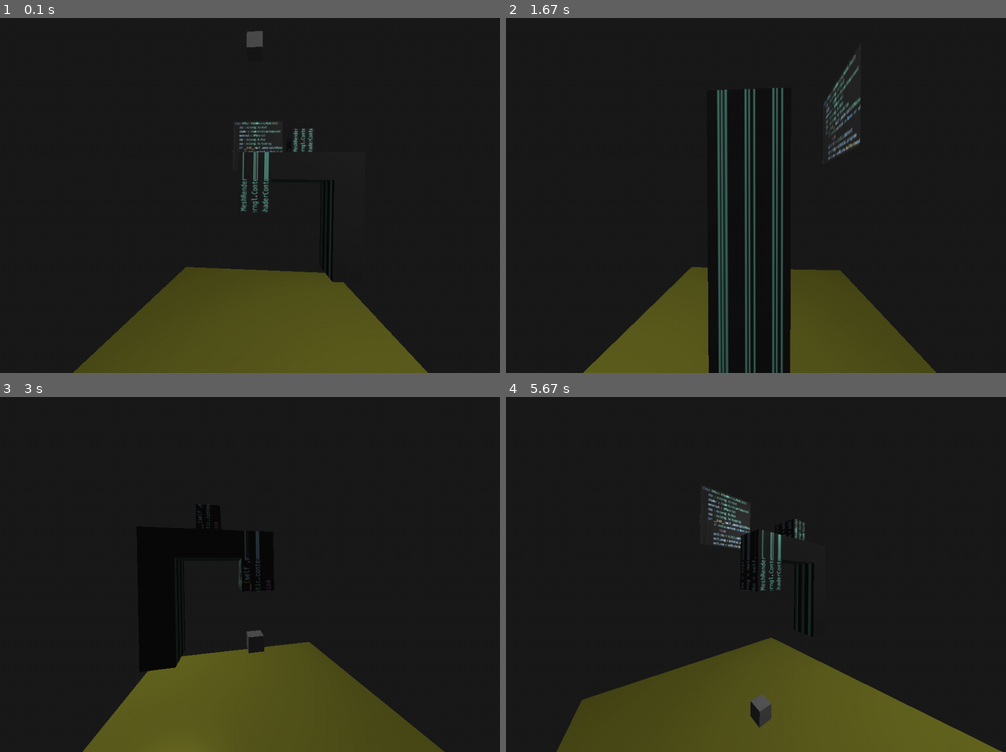
Above: before the commit, frames 1-4 (two rows, left to right).
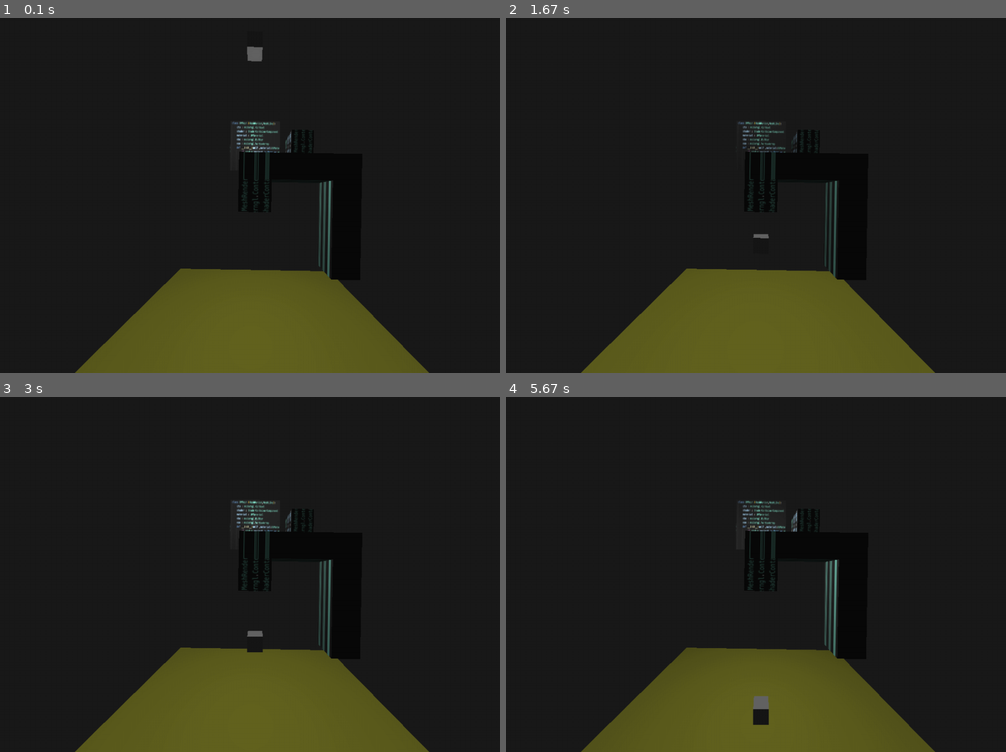
Above: after the commit, the same moments.

Repository: Oshota501/Pygame_Prog
Game: pygame game, started from main.py
The game is run twice, just before and just after one commit, with the same random seed, the same clock (stepped at 60 frames per second) and the same inputs.
Inputs:
- Up to frame 1 (0.1 s): no input
- Up to frame 2 (1.67 s): no input
- Up to frame 3 (3 s): no input
- Up to frame 4 (5.67 s): no input

The runs differ from the first frame. In frame 1, 1.7% of the frame differs, in the area x 14-86%, y 3-100%; in frame 2, 8.5%, in the area x 14-87%, y 10-100%; in frame 3, 2.1%; in frame 4, 5.6%.

Commit message:
feat : light型の実装

Diff:
--- a/PyGame3d/Draw/shader_container.py
+++ b/PyGame3d/Draw/shader_container.py
@@ -102,9 +102,9 @@
     ShaderContainer
 ) :
     def update(self, scene: SceneComponent) -> None:
-        self.program['light_pos'].value = (10.0, 10.0, 10.0) # type: ignore # 斜め上など
+        self.program['light_pos'].value = scene.get_light().get_position() # type: ignore # 斜め上など
         self.program['view_pos'].value = scene.get_camera().get_position()   # type: ignore # 現在のカメラ座標
-        self.program['light_color'].value = (1.0, 1.0, 1.0) # type: ignore # 白色の光
+        self.program['light_color'].value = scene.get_light().get_color() # type: ignore # 白色の光
 
     @staticmethod
     def open_path (vertpath:str,fragpath:str) -> UVShaderContainer|None :
--- /dev/null
+++ b/PyGame3d/GameObject/Light.py
@@ -0,0 +1,112 @@
+from PyGame3d.GameObject import ContainerComponent
+from PyGame3d.vector import Vector3
+import math
+# signature : Oshota
+class Light (ContainerComponent):
+    position : Vector3
+    rotation : Vector3
+    child : list[ContainerComponent]
+    parent : ContainerComponent | None
+    color : Vector3
+    def __init__(self) -> None:
+        self.position = Vector3(0,10,0)
+        self.rotation = Vector3(0,-1,0)
+        self.child = []
+        self.parent = None
+        self.color = Vector3(1.0,1.0,1.0)
+    def get_color (self) -> Vector3 :
+        return self.color
+    def get_name (self) -> str :
+        return "Camera"
+    def add_child (self,object:ContainerComponent) -> None :
+        pr_pointer = object.get_parent()
+        if pr_pointer == None :
+            pr_pointer = self
+            self.child.append(object)
+            return
+        else :
+            print(f"Already registered with other container :{pr_pointer}")
+            print("Registered faild.")
+            return
+    def get_child(self) -> list[ContainerComponent]:
+        return self.child
+    def remove_child(self, index: int) -> None:
+        pr_pointer = self.child[index].get_parent()
+        pr_pointer = None
+        del self.child[index]
+    def get_parent(self) -> ContainerComponent | None:
+        return self.parent
+    def start (self) :
+        for c in self.child :
+            c.start()
+        return
+    def update (self,delta_time:float) :
+        for c in self.child :
+            c.update(delta_time)
+        return
+
+    # Position
+    def add_position(self, delta_position: Vector3) -> None:
+        self.position += delta_position
+    def get_position(self) -> Vector3:
+        return self.position
+    def set_position(self, absolute_position: Vector3) -> None:
+        self.position = absolute_position
+        return
+    def get_localposition(self) -> Vector3:
+        if self.parent == None :
+            return self.position
+        else :
+            return self.position - self.parent.get_localposition()
+    def set_localposition(self, local_position: Vector3) -> None:
+        if self.parent == None :
+            self.set_position(local_position)
+        else :
+            self.set_position(self.parent.get_position() + local_position)
+        return
+
+    # Rotation
+    def add_rotation(self, delta_rotation: Vector3) -> None:
+        self.rotation += delta_rotation
+    def get_rotation(self) -> Vector3:
+        return self.rotation
+    def set_rotation(self, absolute_rotation: Vector3) -> None:
+        self.rotation = absolute_rotation
+        return
+    def get_localrotation(self) -> Vector3:
+        if self.parent == None :
+            return self.rotation
+        else :
+            return self.rotation - self.parent.get_localrotation()
+    def set_localrotation(self, local_rotation: Vector3) -> None:
+        if self.parent == None :
+            self.set_rotation(local_rotation)
+        else :
+            self.set_rotation(self.parent.get_rotation() + local_rotation)
+        return
+    def look_at(self,target_position: Vector3) -> None:
+        dl = target_position - self.position
+        distance_xz = math.sqrt(dl.x**2 + dl.y**2 + dl.z**2)
+
+        # OpenGLのカメラ行列の実装によっては、上下の回転方向が逆
+        pitch = -math.degrees(math.atan2(dl.y, distance_xz))
+
+        yaw = math.degrees(math.atan2(dl.x, -dl.z))
+        self.set_rotation(Vector3(pitch, yaw, 0.0))
+
+    # Scale
+    def add_scale(self, delta_scale: Vector3) -> None:
+        print("\033[33mWarning : Camera doesn't have scale .")
+        return
+    def get_scale(self) -> Vector3:
+        print("\033[33mWarning : Camera doesn't have scale .")
+        return Vector3(1.0,1.0,1.0)
+    def set_scale(self, absolute_scale: Vector3|int|float) -> None:
+        print("\033[33mWarning : Camera doesn't have scale .")
+        return
+    def get_localscale(self) -> Vector3:
+        print("\033[33mWarning : Camera doesn't have scale .")
+        return Vector3(1.0,1.0,1.0)
+    def set_localscale(self, local_scale: Vector3) -> None:
+        print("\033[33mWarning : Camera doesn't have scale .")
+        return
--- a/PyGame3d/Scene/__init__.py
+++ b/PyGame3d/Scene/__init__.py
@@ -6,6 +6,7 @@
 from PyGame3d.GameObject.Camera import Camera
 from PyGame3d.GameObject.Collide import CollisionManager
 from PyGame3d.GameObject.Container import GameContainer
+from PyGame3d.GameObject.Light import Light
 from PyGame3d.Scene.Event import EventListener
 
 from pygame.event import Event
@@ -24,6 +25,7 @@
     _interval_id_top : int
     _manager : CollisionManager
     shader : list[ShaderContainer ]
+    light : Light
     def __init__(self) -> None:
         super().__init__()
         self.camera = Camera ()
@@ -33,6 +35,7 @@
         self.start()
         self._interval_id_top = 0
         self._manager = CollisionManager()
+        self.light = Light()
         from PyGame3d import static
         if static.uv_mesh is not None and static.vert_color_mesh is not None :
             self.shader = [static.uv_mesh,static.vert_color_mesh]
@@ -64,6 +67,8 @@
         return self._interval_id_top - 1
     def ticker_remove(self, func_id: int) -> None:
         del self.ticker[func_id]
+    def get_light(self) -> Light:
+        return self.light
 
     @staticmethod
     def default () -> Scene :
--- a/PyGame3d/Scene/component.py
+++ b/PyGame3d/Scene/component.py
@@ -2,6 +2,7 @@
 from typing import Callable
 
 from PyGame3d.GameObject import ContainerComponent
+from PyGame3d.GameObject.Light import Light
 from PyGame3d.GameObject.Camera import Camera
 from PyGame3d.GameObject.Container import GameContainer
 from PyGame3d.Scene.Event import EventListener
@@ -43,3 +44,6 @@
     @abstractmethod
     def get_event_listener (self) -> list[EventListener] :
         pass
+    @abstractmethod
+    def get_light (self) -> Light :
+        pass
--- a/PyGame3d/shaderprogram/uvcolor.frag
+++ b/PyGame3d/shaderprogram/uvcolor.frag
@@ -27,7 +27,7 @@
     float specularStrength = 0.5;
     vec3 viewDir = normalize(view_pos - v_frag_pos);
     vec3 reflectDir = reflect(-lightDir, norm);
-    float spec = pow(max(dot(viewDir, reflectDir), 0.0), 32); // 32は輝き度（大きいほど鋭いハイライト）
+    float spec = pow(max(dot(viewDir, reflectDir), 0.0), 128); // 128は輝き度（大きいほど鋭いハイライト）
     vec3 specular = specularStrength * spec * light_color;
 
     //4
--- a/main.py
+++ b/main.py
@@ -5,6 +5,7 @@
 game = PyGame3d.Application(fps=60)
 game.init()
 camera = game.stage.get_camera()
+light = game.stage.get_light()
 # デバッグ用
 PyGame3d.PerformanceInspectator (game)
 # 変数定義
@@ -35,8 +36,7 @@
     global angle
 
     angle += delta_time
-    camera.position = PyGame3d.Vector3(math.sin(angle),0,math.cos(angle))*10
-    camera.look_at(PyGame3d.Vector3(0,0,0))
+    light.position = PyGame3d.Vector3(0,math.sin(angle)*5+6,0)
 # tickerに追加
 func_id = game.stage.ticker_add(update)
 # おまじない（while文スタート ）
